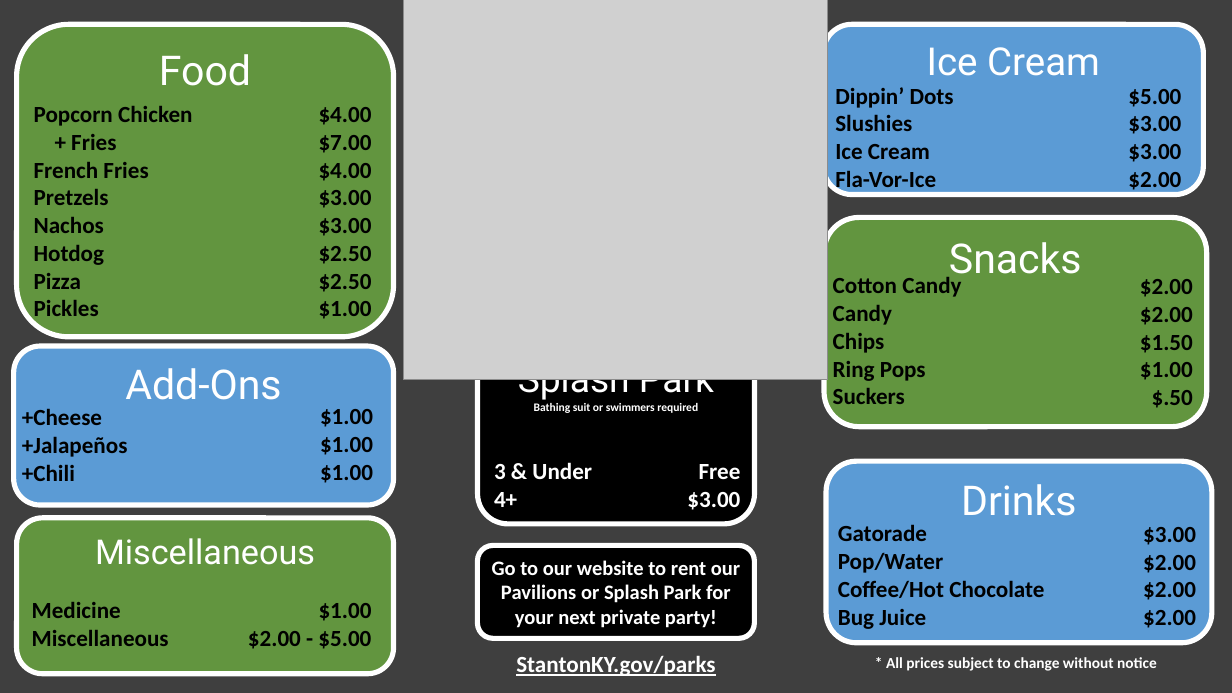
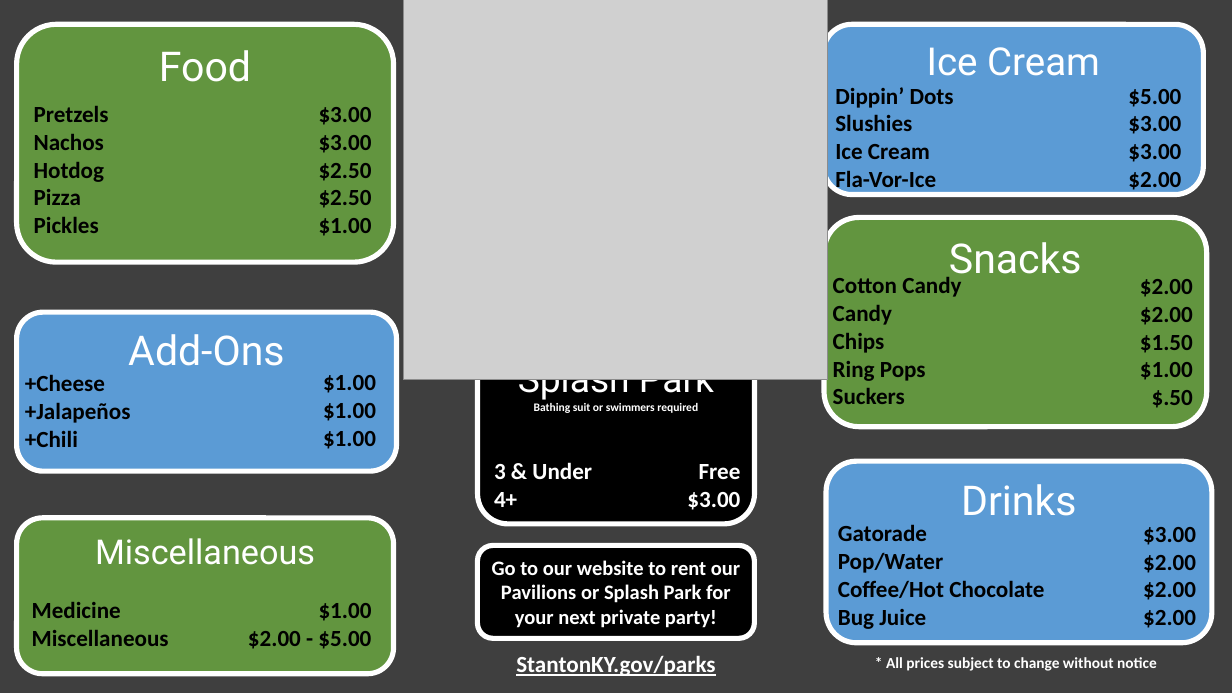
Before and after one commit to CityOfStanton/Kiosk-Client-Content, a slide deck: slide 1 of Assets/Menu/RegularMenu/Menu.pptx. Drawn at 1232x693 pixels with LibreOffice and Linux fonts; fonts in the diff are those of the drawing; grey boxes stand for pictures. Boxes give left, top, right and bottom in pixels: in the first picture for what was removed or moved away, otherwise in the second. Text is boxed around its words. In the diff, an @@ line names an element or a change of style, - is before the commit and + after.

```diff
--- a/Assets/Menu/RegularMenu/Menu.pptx
+++ b/Assets/Menu/RegularMenu/Menu.pptx
@@ rounded rectangle "Food" resized from (x1=17, y1=24, x2=394, y2=336) to (x1=17, y1=24, x2=394, y2=262) @@
@@ text at (x1=34, y1=106, x2=192, y2=178): paragraphs removed @@
-Popcorn Chicken
-+ Fries
-French Fries
@@ text at (x1=319, y1=107, x2=372, y2=181): paragraphs removed @@
-$4.00
-$7.00
-$4.00
@@ rounded rectangle "Add-Ons" moved from (x1=14, y1=346, x2=394, y2=505) to (x1=17, y1=312, x2=397, y2=471) @@
@@ text "+Cheese" moved from (x1=22, y1=408, x2=128, y2=481) to (x1=25, y1=374, x2=131, y2=447) @@
@@ text "$1.00" moved from (x1=320, y1=409, x2=373, y2=483) to (x1=323, y1=375, x2=376, y2=449) @@
```
Also in this commit, not shown: 9 other files.
